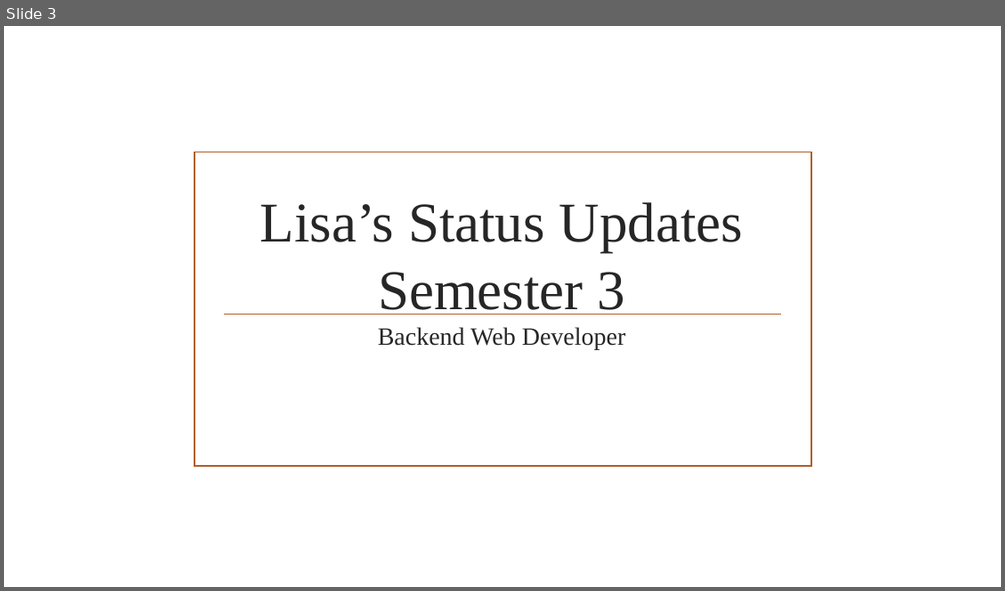
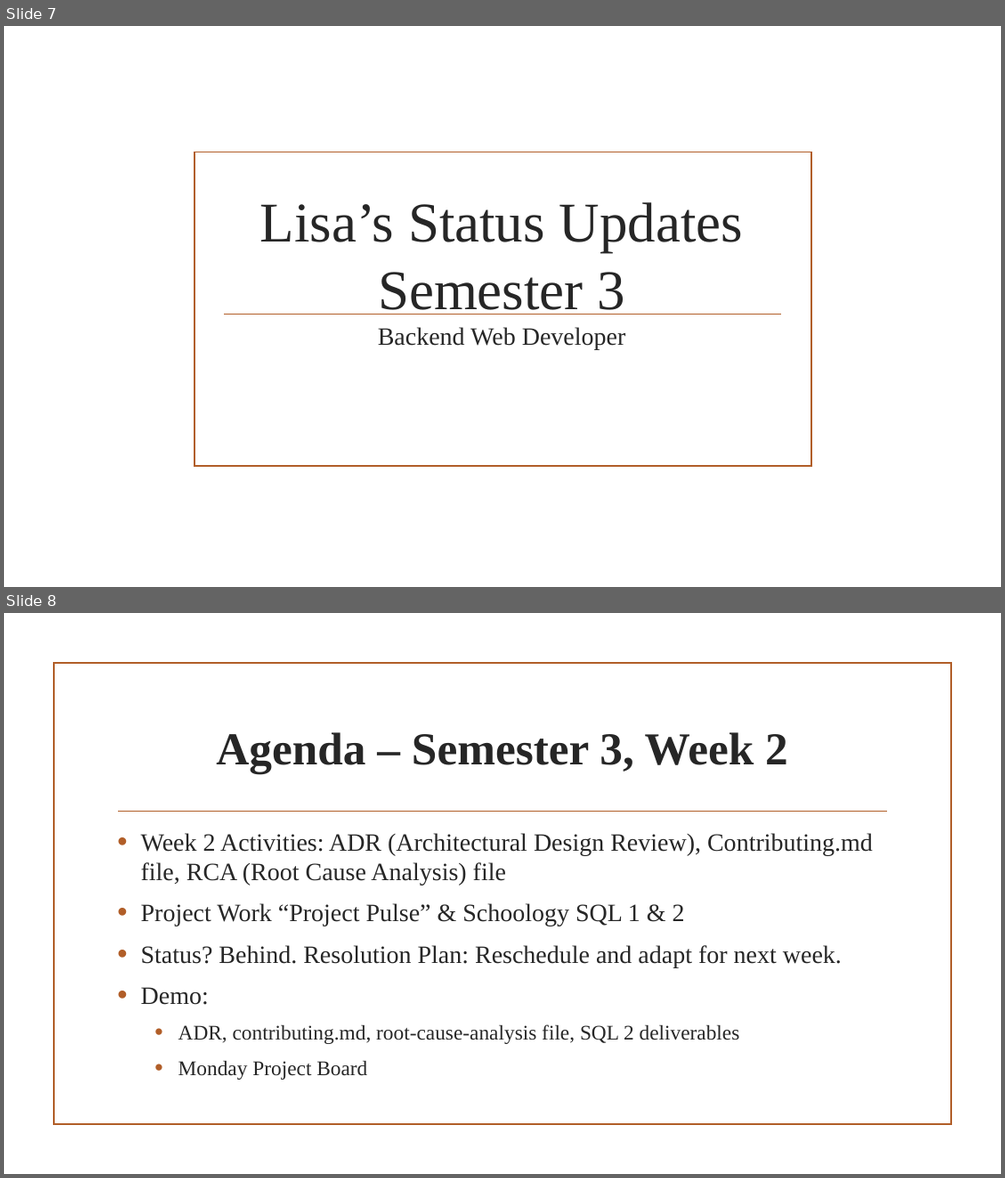
Before and after one commit to lisah246/DAE-Folder, a slide deck: Other/Lisa’s Status Updates.pptx. Shown one above the other, each under a label of ours: slide 3 before the commit, slides 7 and 8 after it. The pictures are 1005x591 and 1005x1178 pixels, drawn with LibreOffice and Linux fonts; fonts in the diff are those of the drawing; background and template pictures are left out. Boxes give left, top, right and bottom in pixels: in the first picture for what was removed or moved away, otherwise in the second. Text is boxed around its words. In the diff, an @@ line names an element or a change of style, - is before the commit and + after.

```diff
--- a/Other/Lisa’s Status Updates.pptx
+++ b/Other/Lisa’s Status Updates.pptx
@@ slide 8 added at [4,613,1001,1174], background picture (left out) @@
@@ rectangle added at [53,663,951,1125], outline #B15E28 1.25 pt @@
@@ title added at [216,732,788,774], 44 pt, text #262626, bold @@
+Agenda – Semester 3, Week 2
@@ line added from (119, 811) to (887, 811), #B15E28 1.25 pt @@
@@ text added at [141,833,873,1079], 24 pt, text #262626 @@
+• Week 2 Activities: ADR (Architectural Design Review), Contributing.md file, RCA (Root Cause Analysis) file
+• Project Work “Project Pulse” & Schoology SQL 1 & 2
+• Status? Behind. Resolution Plan: Reschedule and adapt for next week.
+• Demo:
+  • ADR, contributing.md, root-cause-analysis file, SQL 2 deliverables
+  • Monday Project Board
@@ what was slide 3 is now slide 7 @@
```
Also in this commit, not shown: 3 slides changed, 1 other slide added, 17 other files.
